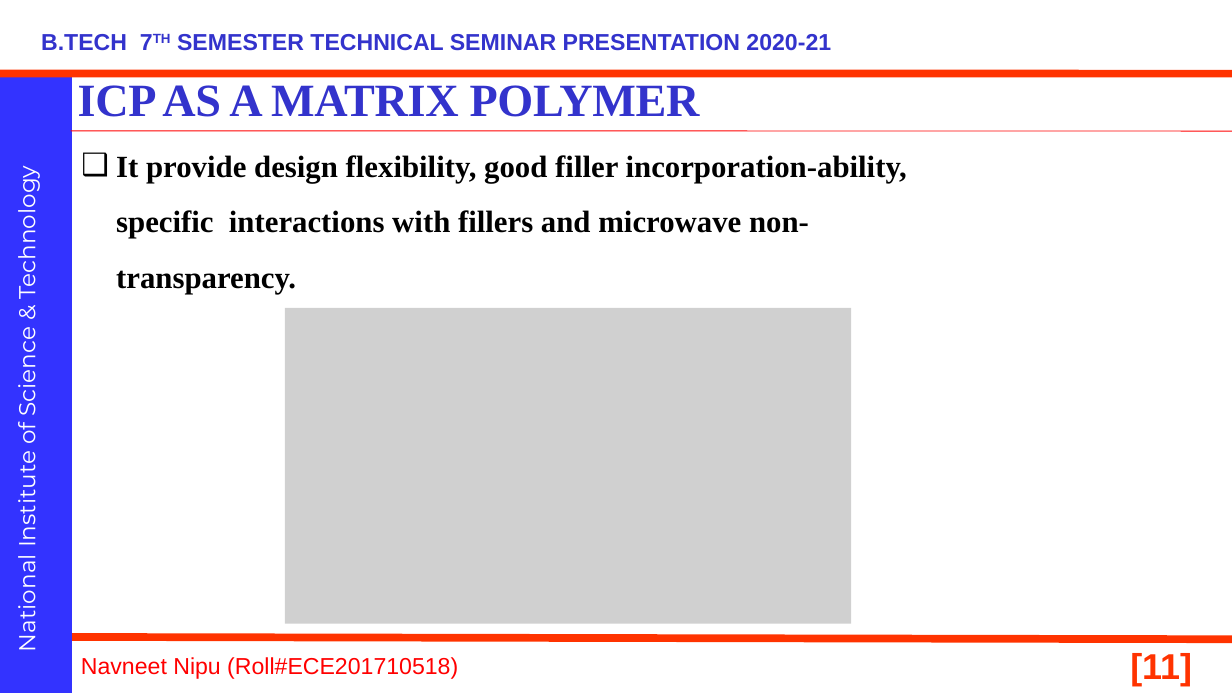
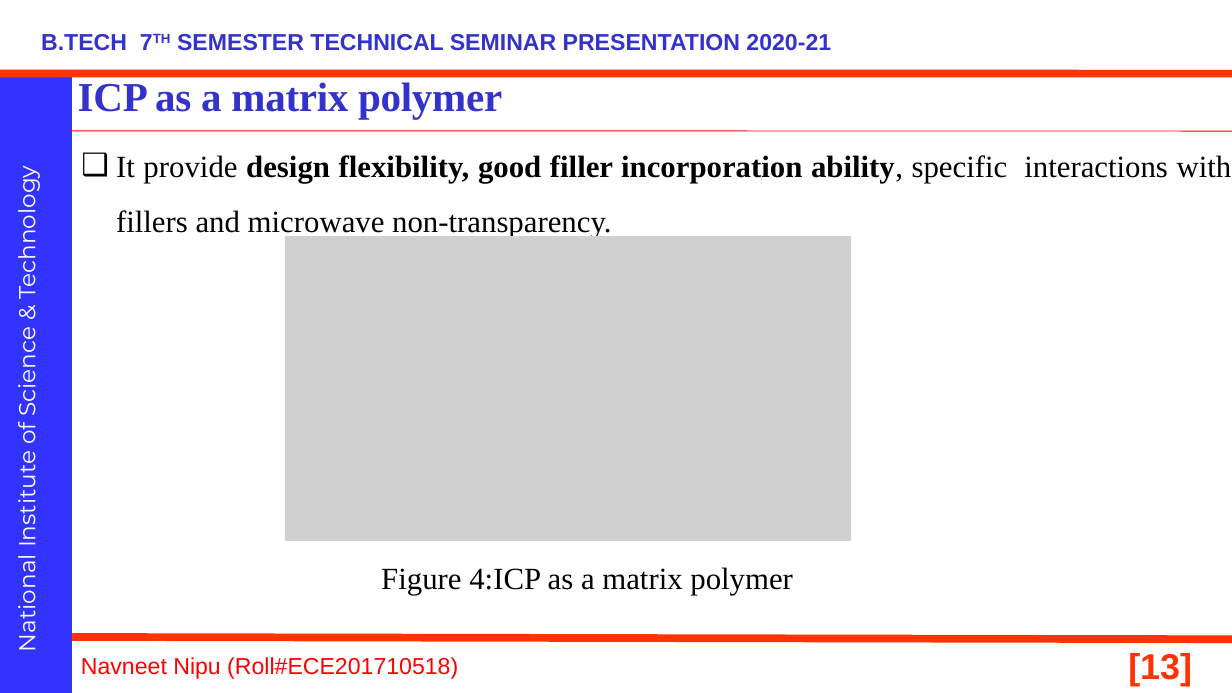
Before and after one commit to navneetnipu/BTECH_SEMINAR, a slide deck: slide 13 of seminar ppt.pptx (slide 11 before the commit). Drawn at 1232x693 pixels with LibreOffice and Linux fonts; fonts in the diff are those of the drawing; grey boxes stand for pictures; background and template pictures are left out. Boxes give left, top, right and bottom in pixels: in the first picture for what was removed or moved away, otherwise in the second. Text is boxed around its words. In the diff, an @@ line names an element or a change of style, - is before the commit and + after.

```diff
--- a/seminar ppt.pptx
+++ b/seminar ppt.pptx
@@ text at (78, 82, 502, 119): text changed; size 36 to 32 pt @@
-ICP AS A MATRIX POLYMER
+ICP as a matrix polymer
@@ text at (116, 155, 1232, 238): text changed; bold off @@
-❑ It provide design flexibility, good filler incorporation-ability, specific interactions with fillers and microwave non-transparency.
+❑ It provide design flexibility, good filler incorporation ability, specific interactions with fillers and microwave non-transparency.
@@ picture: place and size @@
-picture at (285, 308, 851, 624)
+picture at (285, 237, 851, 542)
@@ text added at (381, 567, 793, 595), 24 pt, text #000000 @@
+Figure 4:ICP as a matrix polymer
@@ page number at (1128, 653, 1192, 686): text changed @@
-[11]
+[13]
```
Also in this commit, not shown: 19 other slides changed, 7 slides added, 1 slide removed, 1 other file.
